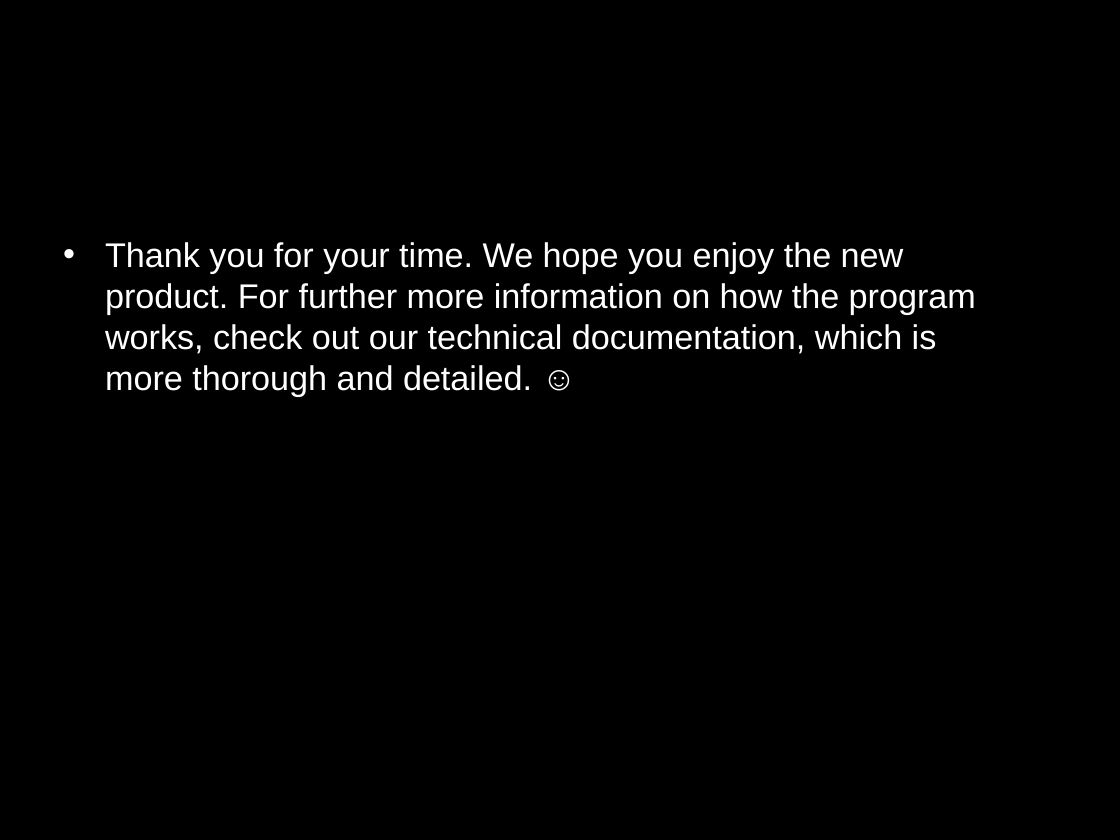
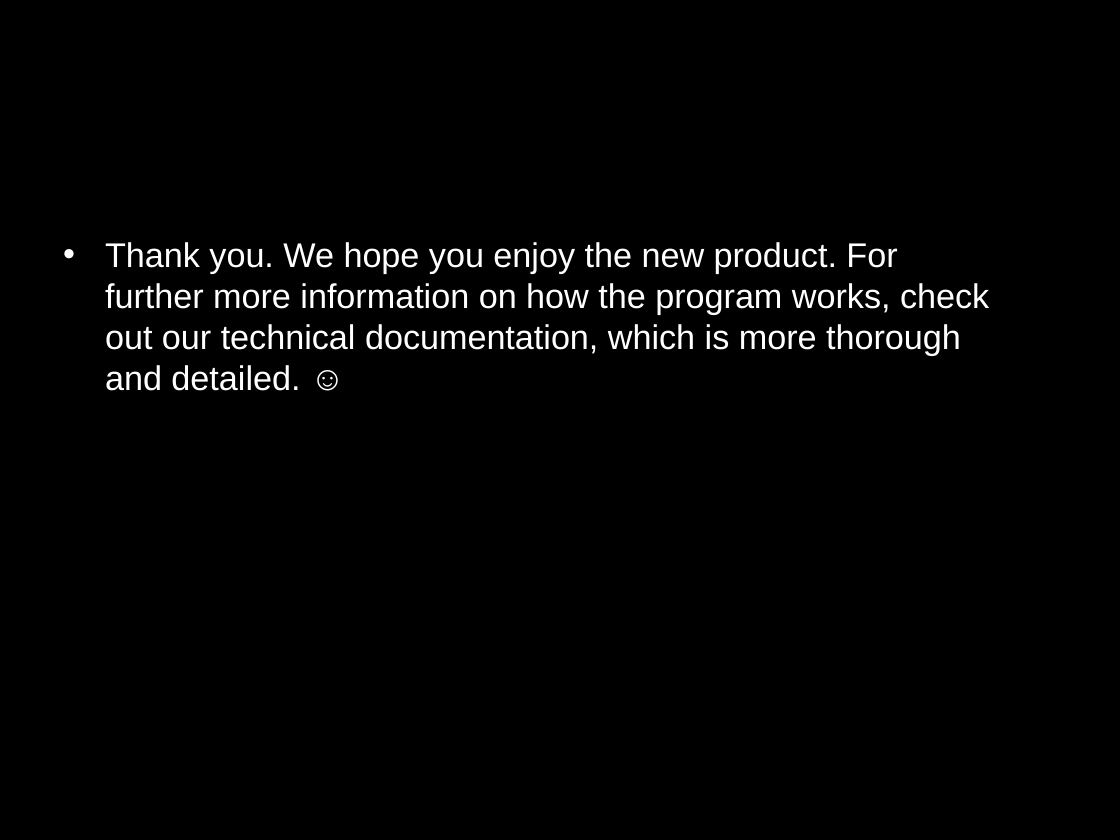
Before and after one commit to harrisonk19/SpaceGame, a slide deck: slide 16 of new_user_documentation.pptx (slide 13 before the commit). Drawn at 1120x840 pixels with LibreOffice and Linux fonts; fonts in the diff are those of the drawing; background and template pictures are left out. Boxes give left, top, right and bottom in pixels: in the first picture for what was removed or moved away, otherwise in the second. Text is boxed around its words. In the diff, an @@ line names an element or a change of style, - is before the commit and + after.

```diff
--- a/new_user_documentation.pptx
+++ b/new_user_documentation.pptx
@@ text at box(105, 242, 989, 391): text changed @@
-• Thank you for your time. We hope you enjoy the new product. For further more information on how the program works, check out our technical documentation, which is more thorough and detailed. ☺
+• Thank you. We hope you enjoy the new product. For further more information on how the program works, check out our technical documentation, which is more thorough and detailed. ☺
```
Also in this commit, not shown: 4 other slides changed, 5 slides added, 2 slides removed.
